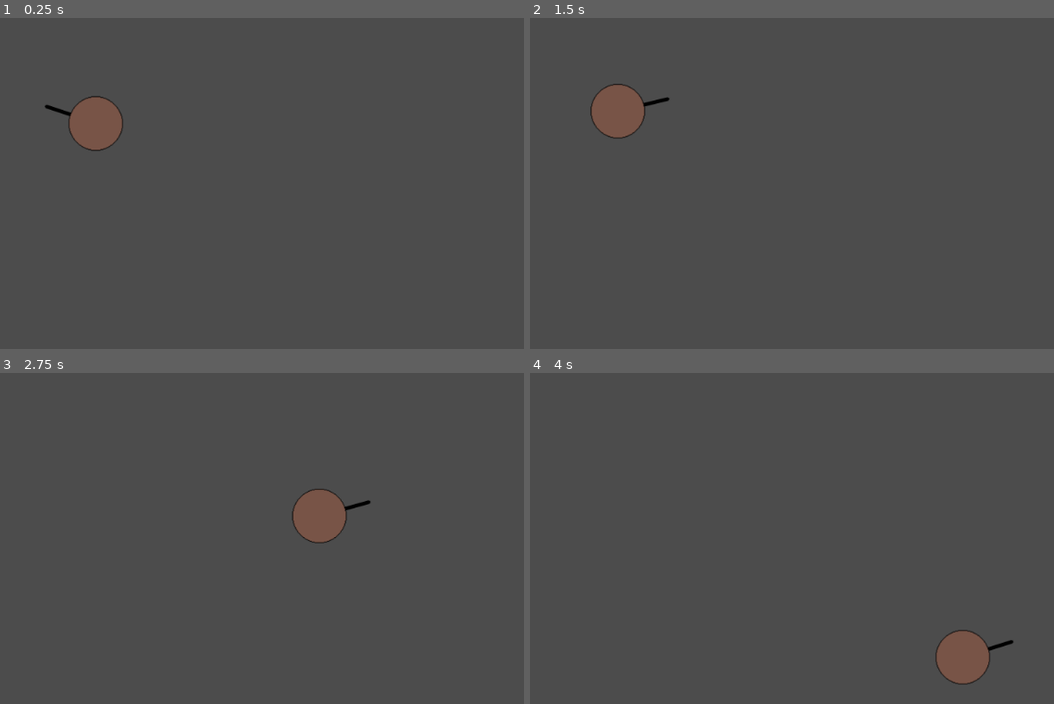
Above: before the commit, frames 1-4 (two rows, left to right).
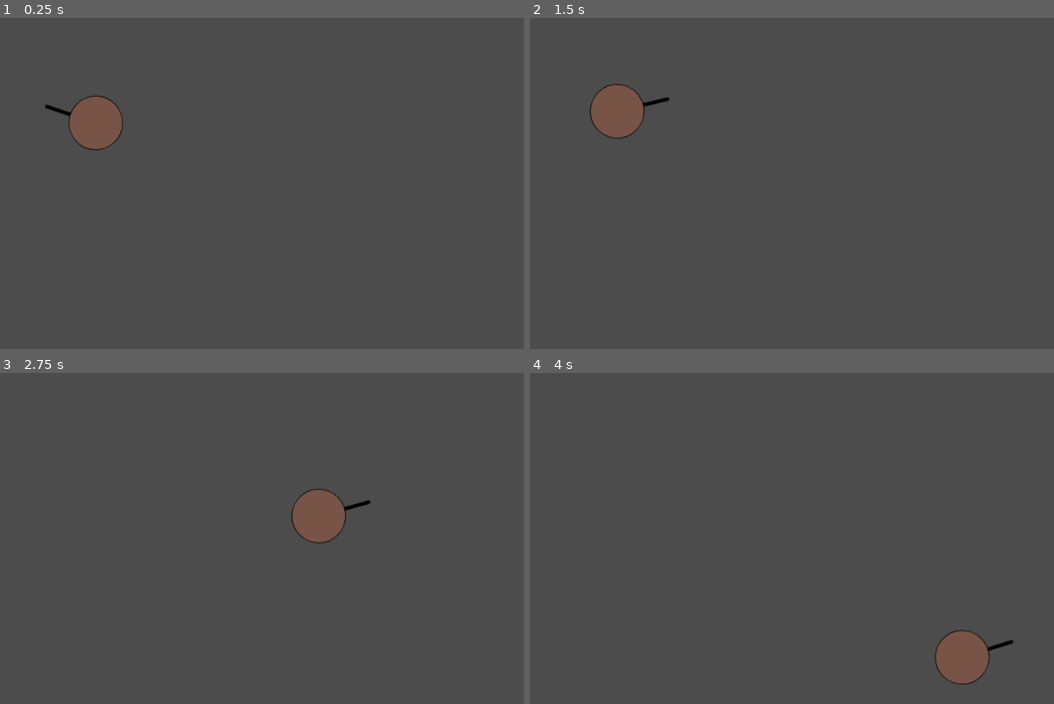
Above: after the commit, the same moments.

Repository: michalbie/Spinningeddon
Game: Godot game, scene res://Scenes/Main.tscn
Same seed, same stepped clock (60 frames per second), same inputs: the game is played once before the commit and once after it.
Inputs (mouse positions are in pixels of both pictures, inside the frame that each line leads up to):
- Up to frame 1 (0.25 s): no input
- Up to frame 2 (1.5 s): move the mouse to (587, 80) at 0.52 s; right-click (587, 80) at 0.6 s; move the mouse to (750, 249) at 1.27 s; right-click (750, 249) at 1.35 s
- Up to frame 3 (2.75 s): move the mouse to (440, 488) at 2.02 s; right-click (440, 488) at 2.1 s
- Up to frame 4 (4 s): move the mouse to (860, 670) at 2.77 s; right-click (860, 670) at 2.85 s; move the mouse to (outside the picture) at 3.52 s; right-click (outside the picture) at 3.6 s

The runs differ from the first frame. In frame 1, less than 0.1% of the frame differs, in the area x 13-24%, y 23-41%; in frame 2, less than 0.1%; in frame 3, less than 0.1%, in the area x 55-67%, y 35-51%; in frame 4, less than 0.1%.

Commit message:
Refactorize code a little
Changed rotation code and now whole Player rotates

Diff:
--- a/Entities/Character/Character.gd
+++ b/Entities/Character/Character.gd
@@ -4,10 +4,8 @@
 export (String) var character_class
 export (float) var rotate_cooldown
 export (int) var rotate_speed
-export (int) var bullet_speed
-export (int) var bullet_damage
 
-var rotate_direction = 0  #0 - right, 1 - left
+var rotate_direction = -1  #1 = right, -1 = left
 var can_rotate = true
 var inside_standing_circle = false
 
@@ -15,11 +13,11 @@
 func _process(delta):
 	listen_inputs()
 	move(delta)
-	rotate_rifle(delta)
+	rotate_player(delta)
 
 func listen_inputs():
 	if Input.is_action_just_pressed("switch_rotation") and can_rotate:
-		rotate_direction = !rotate_direction
+		rotate_direction = -rotate_direction
 		can_rotate = false
 		$RotateCooldown.start(rotate_cooldown)
 
@@ -29,11 +27,8 @@
 		var velocity_vector = direction.normalized() * move_speed * delta
 		move_and_collide(velocity_vector)
 
-func rotate_rifle(delta):
-	if rotate_direction:
-		$Rifle.rotate(rotate_speed * delta)
-	else:
-		$Rifle.rotate(-rotate_speed * delta)
+func rotate_player(delta):
+	$Body.rotate(rotate_direction * rotate_speed * delta)
 
 
 func RotateCooldown_timeout():
--- a/Entities/Character/Player/Player.tscn
+++ b/Entities/Character/Player/Player.tscn
@@ -13,20 +13,21 @@
 [node name="Player" instance=ExtResource( 2 )]
 position = Vector2( 183.667, 210.985 )
 
-[node name="Rifle" parent="." index="0"]
+[node name="Body" parent="." index="0"]
+texture = ExtResource( 1 )
+
+[node name="Rifle" type="Sprite" parent="Body" index="0"]
+show_behind_parent = true
 scale = Vector2( 1, 1.5 )
 texture = ExtResource( 3 )
 
-[node name="Bullet_spawn" parent="Rifle" index="0"]
+[node name="Bullet_spawn" type="Node2D" parent="Body/Rifle" index="0"]
 position = Vector2( 0.902496, -55.7474 )
-
-[node name="Body" parent="." index="1"]
-texture = ExtResource( 1 )
 
 [node name="Shape2D" parent="Body/StandingCircle" index="0"]
 shape = SubResource( 1 )
 
-[node name="CollisionShape2D" parent="." index="2"]
+[node name="CollisionShape2D" parent="." index="1"]
 shape = SubResource( 2 )
 [connection signal="mouse_entered" from="Body/StandingCircle" to="." method="StandingCircle_mouse_entered"]
 [connection signal="mouse_exited" from="Body/StandingCircle" to="." method="StandingCircle_mouse_exited"]
